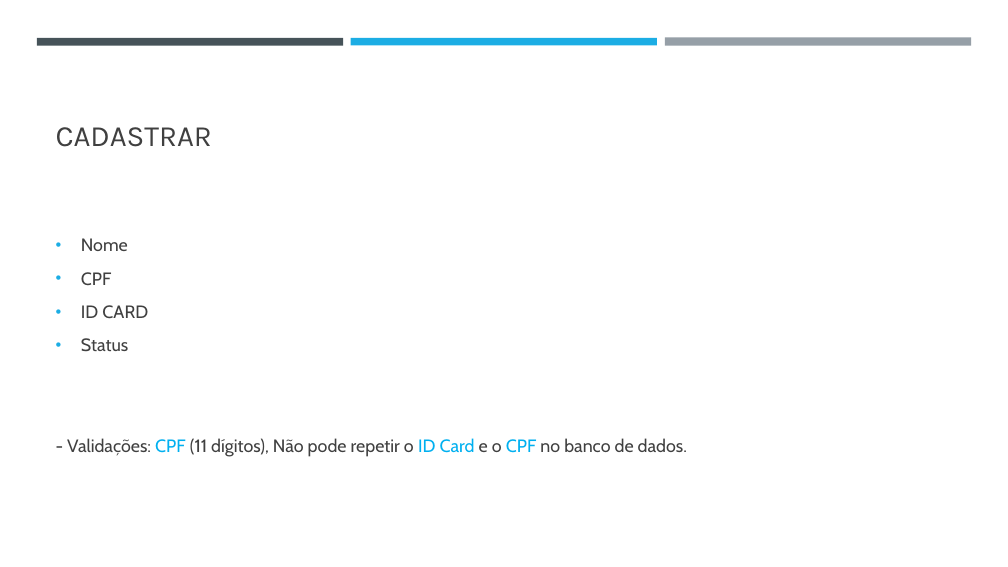
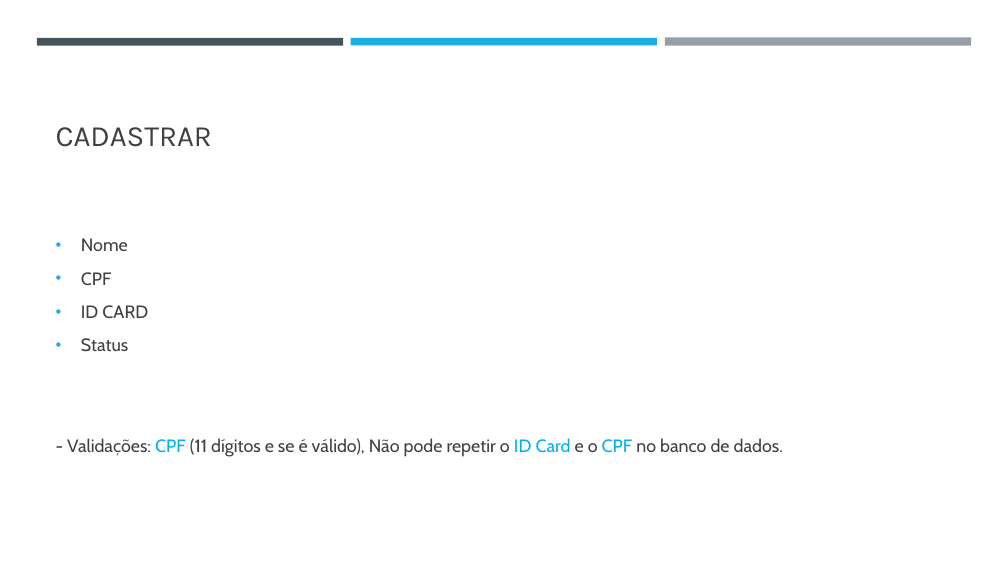
Before and after one commit to leoguilhon/RFID_Card_System, a slide deck: slide 3 of SISTEMA DE CONTROLE DE ACESSO.pptx. Drawn at 1008x567 pixels with LibreOffice and Linux fonts; fonts in the diff are those of the drawing. Boxes give left, top, right and bottom in pixels: in the first picture for what was removed or moved away, otherwise in the second. Text is boxed around its words. In the diff, an @@ line names an element or a change of style, - is before the commit and + after.

Commit message:
v2.2
Inclusão de verificação por CPF válido e alteração do id_card para INT

```diff
--- a/SISTEMA DE CONTROLE DE ACESSO.pptx
+++ b/SISTEMA DE CONTROLE DE ACESSO.pptx
@@ text at bbox=[67, 438, 783, 457]: text changed @@
-- Validações: CPF (11 dígitos), Não pode repetir o ID Card e o CPF no banco de dados.
+- Validações: CPF (11 dígitos e se é válido), Não pode repetir o ID Card e o CPF no banco de dados.
```
Also in this commit, not shown: 1 other slide changed, 2 other files.
